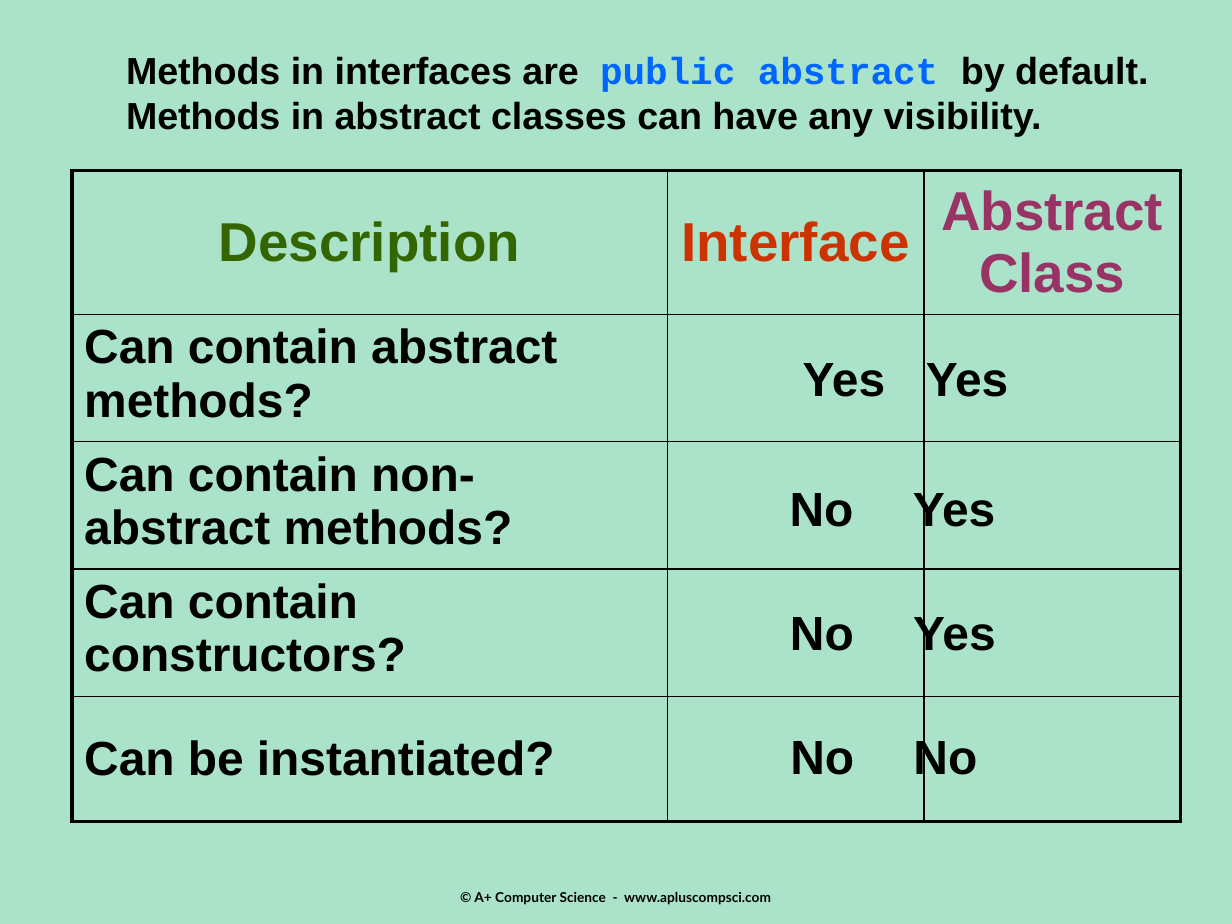
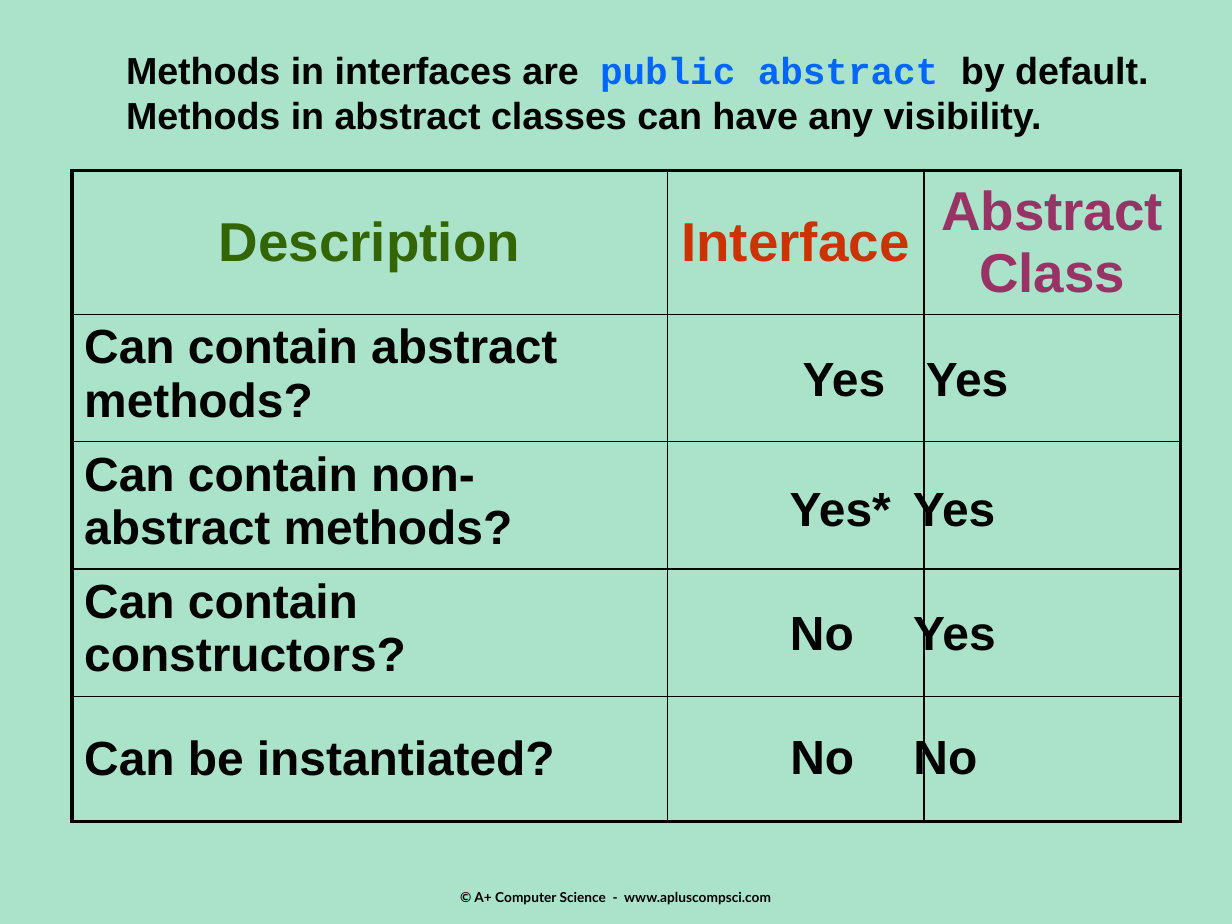
Before and after one commit to Cy-FairCS/cs3, a slide deck: slide 25 of u05a_abstractClasses/notes/_abstract_classes - Day 2.pptx (slide 20 before the commit). Drawn at 1232x924 pixels with LibreOffice and Linux fonts; fonts in the diff are those of the drawing. Boxes give left, top, right and bottom in pixels: in the first picture for what was removed or moved away, otherwise in the second. Text is boxed around its words. In the diff, an @@ line names an element or a change of style, - is before the commit and + after.

```diff
--- a/u05a_abstractClasses/notes/_abstract_classes - Day 2.pptx
+++ b/u05a_abstractClasses/notes/_abstract_classes - Day 2.pptx
@@ text at [790,489,996,536]: text changed @@
-No Yes
+Yes* Yes
```
Also in this commit, not shown: 3 other slides changed, 6 slides added.
